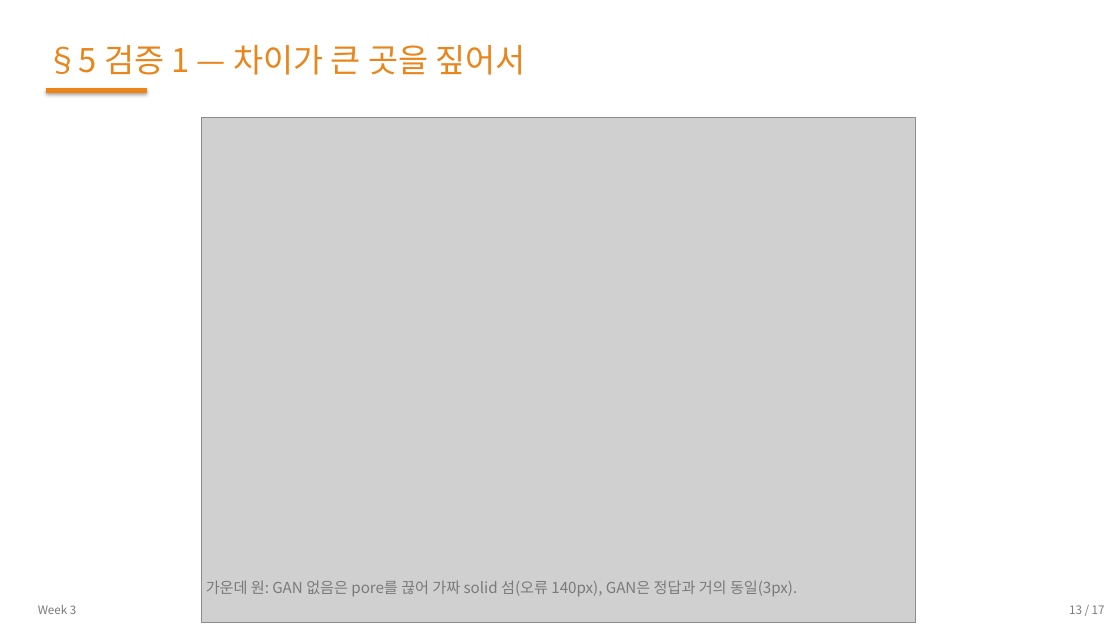
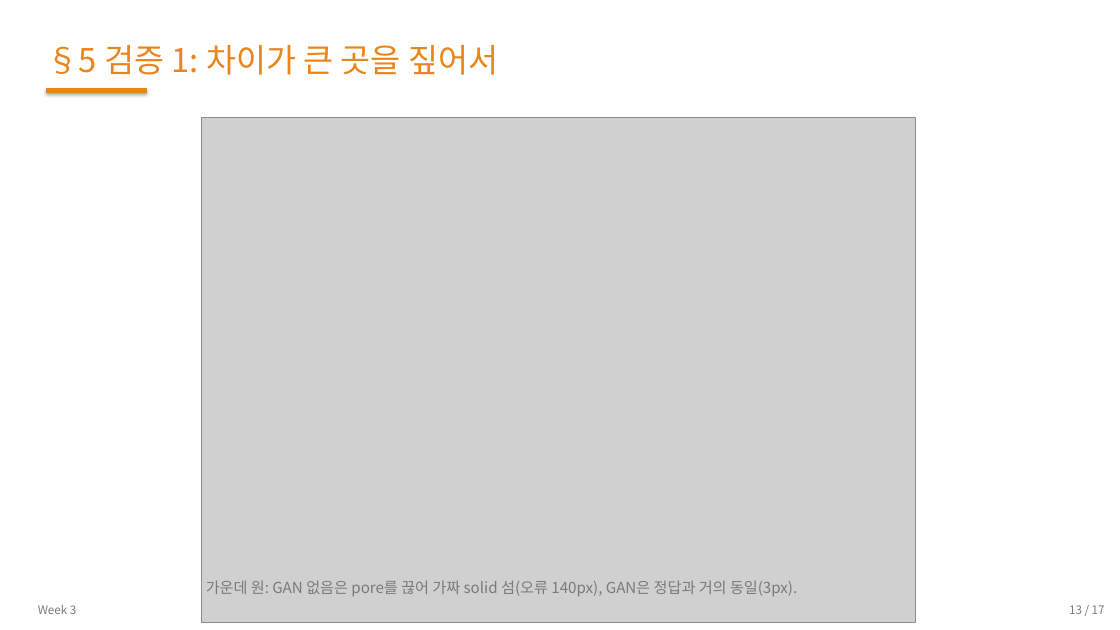
Before and after one commit to 01willy/Digital_rock_DL_Education, a slide deck: slide 13 of web/downloads/shared/w3/W3.pptx. Drawn at 1120x630 pixels with LibreOffice and Linux fonts; fonts in the diff are those of the drawing; grey boxes stand for pictures. Boxes give left, top, right and bottom in pixels: in the first picture for what was removed or moved away, otherwise in the second. Text is boxed around its words. In the diff, an @@ line names an element or a change of style, - is before the commit and + after.

```diff
--- a/web/downloads/shared/w3/W3.pptx
+++ b/web/downloads/shared/w3/W3.pptx
@@ text at (x1=46, y1=45, x2=498, y2=75): text changed @@
-§5 검증 1 — 차이가 큰 곳을 짚어서
+§5 검증 1: 차이가 큰 곳을 짚어서
```
Also in this commit, not shown: 14 other slides changed, 25 other files.
